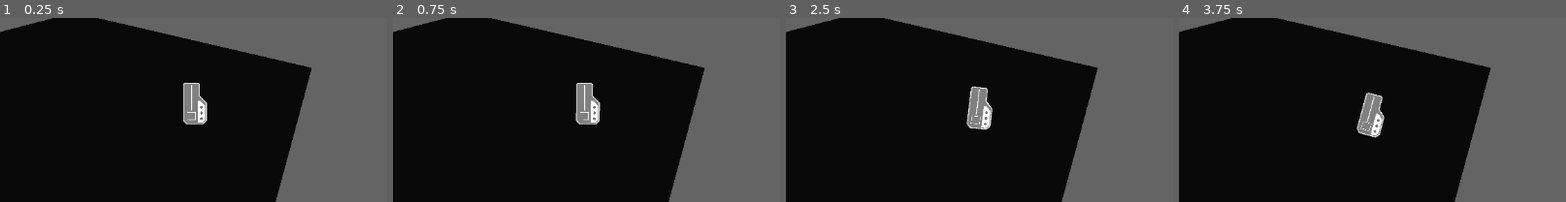
Above: before the commit, frames 1-4 (left to right).
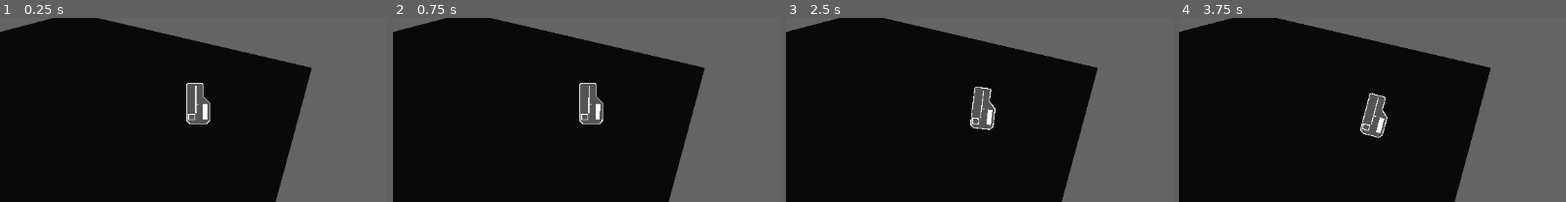
Above: after the commit, the same moments.

Repository: Ninjars/GodotCarrier2D
Game: Godot game, scene res://Levels/sandbox.tscn
Same seed, same stepped clock (60 frames per second), same inputs: the game is played once before the commit and once after it.
Inputs:
- Up to frame 1 (0.25 s): no input
- Up to frame 2 (0.75 s): tap Enter at 0.5 s; hold D (rotate_right) from 0.53 s (still down); hold S (decelerate) from 0.53 s (still down)
- Up to frame 3 (2.5 s): release D (rotate_right) at 1.28 s; release S (decelerate) at 1.28 s; hold A (rotate_left) 1.28-2.03 s; tap S (decelerate) at 1.35 s; hold D (rotate_right) from 2.03 s (still down); hold S (decelerate) from 2.03 s (still down)
- Up to frame 4 (3.75 s): release D (rotate_right) at 2.78 s; release S (decelerate) at 2.78 s; hold W (accelerate) 2.78-3.53 s; tap S (decelerate) at 2.85 s; hold A (rotate_left) from 3.53 s (still down); hold S (decelerate) from 3.53 s (still down)
The pictures show only the part of the screen within x 24-74%, y 35-85%; the shares and areas given below are measured in that part.

The runs differ from the first frame. In frame 1, 1.4% of the frame differs, in the area x 47-55%, y 35-58%; in frame 2, 1.4%; in frame 3, 1.3%; in frame 4, 1.3%.

Commit message:
replaced sprite with polygons

Diff:
--- a/Entities/directControlShip.tscn
+++ b/Entities/directControlShip.tscn
@@ -1,10 +1,10 @@
-[gd_scene load_steps=4 format=3 uid="uid://ddihr16gwwsd0"]
+[gd_scene load_steps=3 format=3 uid="uid://ddihr16gwwsd0"]
 
 [ext_resource type="Script" path="res://Entities/directControlShip.gd" id="1_3q5o1"]
-[ext_resource type="Texture2D" uid="uid://c6i7agi6xi3f4" path="res://Sprites/carrier1.png" id="1_fe73e"]
 
-[sub_resource type="ConvexPolygonShape2D" id="ConvexPolygonShape2D_8xhc8"]
-points = PackedVector2Array(-30, -52, 3, -52, 8, -48, 8, -20, 24, -4, 24, 41, 16, 49, -25, 49, -33, 40, -33, -49)
+[sub_resource type="CapsuleShape2D" id="CapsuleShape2D_m2m44"]
+radius = 30.0
+height = 110.88
 
 [node name="DirectControlShip" type="RigidBody2D"]
 inertia = 1.0
@@ -16,8 +16,29 @@
 script = ExtResource("1_3q5o1")
 acceleration = 50.0
 
-[node name="Sprite2D" type="Sprite2D" parent="."]
-texture = ExtResource("1_fe73e")
+[node name="CollisionShape2D" type="CollisionShape2D" parent="."]
+position = Vector2(2, 0)
+shape = SubResource("CapsuleShape2D_m2m44")
 
-[node name="CollisionShape2D" type="CollisionShape2D" parent="."]
-shape = SubResource("ConvexPolygonShape2D_8xhc8")
+[node name="Shape" type="Polygon2D" parent="."]
+position = Vector2(8, 0)
+polygon = PackedVector2Array(-30, -52, 5, -52, 8, -49, 8, -20, 24, -4, 24, 41, 16, 49, -25, 49, -33, 41, -33, -35, -33, -49)
+
+[node name="Fill" type="Polygon2D" parent="Shape"]
+color = Color(0.333333, 0.333333, 0.333333, 1)
+polygon = PackedVector2Array(-29, -50, 4, -50, 6, -48, 6, -19, 22, -3, 22, 40, 15, 47, -24, 47, -31, 40, -31, -48)
+
+[node name="Polygon2D" type="Polygon2D" parent="Shape"]
+polygon = PackedVector2Array(6, 0, 17, 0, 17, 37, 6, 37)
+
+[node name="Polygon2D2" type="Polygon2D" parent="Shape"]
+position = Vector2(-23, -45)
+polygon = PackedVector2Array(12, 0, 14, 0, 14, 44, 20, 44, 20, 46, 14, 46, 14, 67, 12, 67)
+
+[node name="Polygon2D3" type="Polygon2D" parent="Shape"]
+position = Vector2(-20, 31)
+polygon = PackedVector2Array(-9, -7, 8, -7, 8, 8, -9, 8)
+
+[node name="Polygon2D4" type="Polygon2D" parent="Shape/Polygon2D3"]
+color = Color(0.333333, 0.333333, 0.333333, 1)
+polygon = PackedVector2Array(-7, -5, 6, -5, 6, 6, -7, 6)
Binary file removed: Sprites/carrier1.png
Not shown, removed: Sprites/carrier1.png.import
